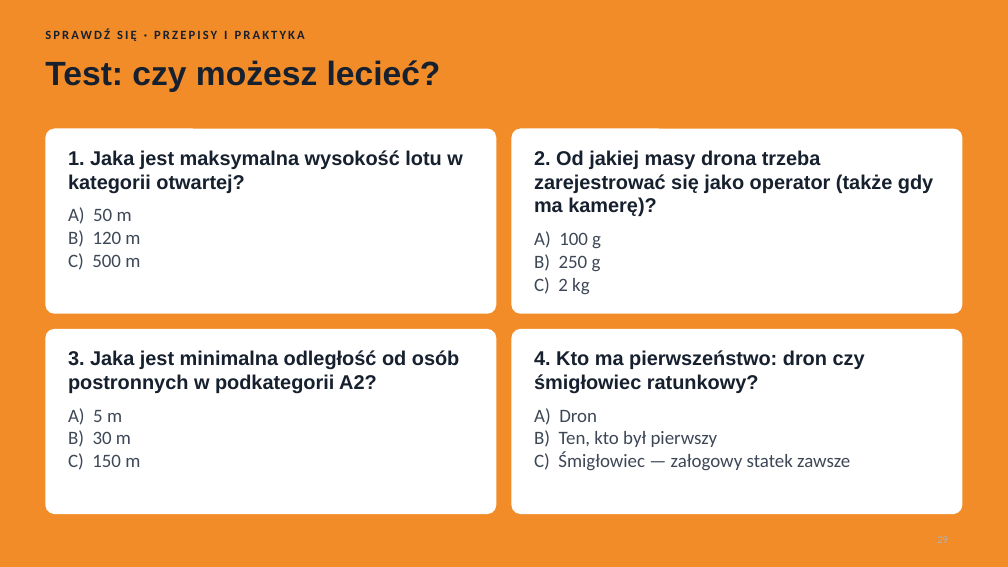
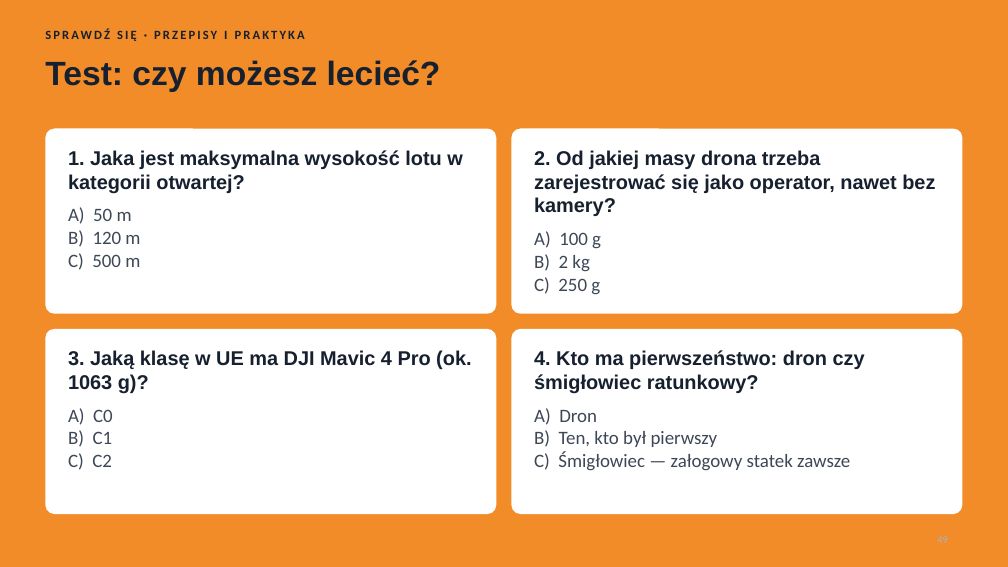
Before and after one commit to Pawel202685/psychic-octo-invention, a slide deck: slide 49 of Ogolna_wiedza_o_BSP.pptx (slide 29 before the commit). Drawn at 1008x567 pixels with LibreOffice and Linux fonts; fonts in the diff are those of the drawing. Boxes give left, top, right and bottom in pixels: in the first picture for what was removed or moved away, otherwise in the second. Text is boxed around its words. In the diff, an @@ line names an element or a change of style, - is before the commit and + after.

```diff
--- a/Ogolna_wiedza_o_BSP.pptx
+++ b/Ogolna_wiedza_o_BSP.pptx
@@ text at [534,150,935,216]: text changed @@
-2. Od jakiej masy drona trzeba zarejestrować się jako operator (także gdy ma kamerę)?
+2. Od jakiej masy drona trzeba zarejestrować się jako operator, nawet bez kamery?
@@ text at [534,254,600,295]: text changed @@
-B) 250 g
-C) 2 kg
+B) 2 kg
+C) 250 g
@@ text at [68,350,471,470]: text changed @@
-3. Jaka jest minimalna odległość od osób postronnych w podkategorii A2?
-A) 5 m
-B) 30 m
-C) 150 m
+3. Jaką klasę w UE ma DJI Mavic 4 Pro (ok. 1063 g)?
+A) C0
+B) C1
+C) C2
@@ page number at [937,536,948,543]: text changed @@
-29
+49
```
Also in this commit, not shown: 10 other slides changed, 25 slides added, 5 slides removed.
